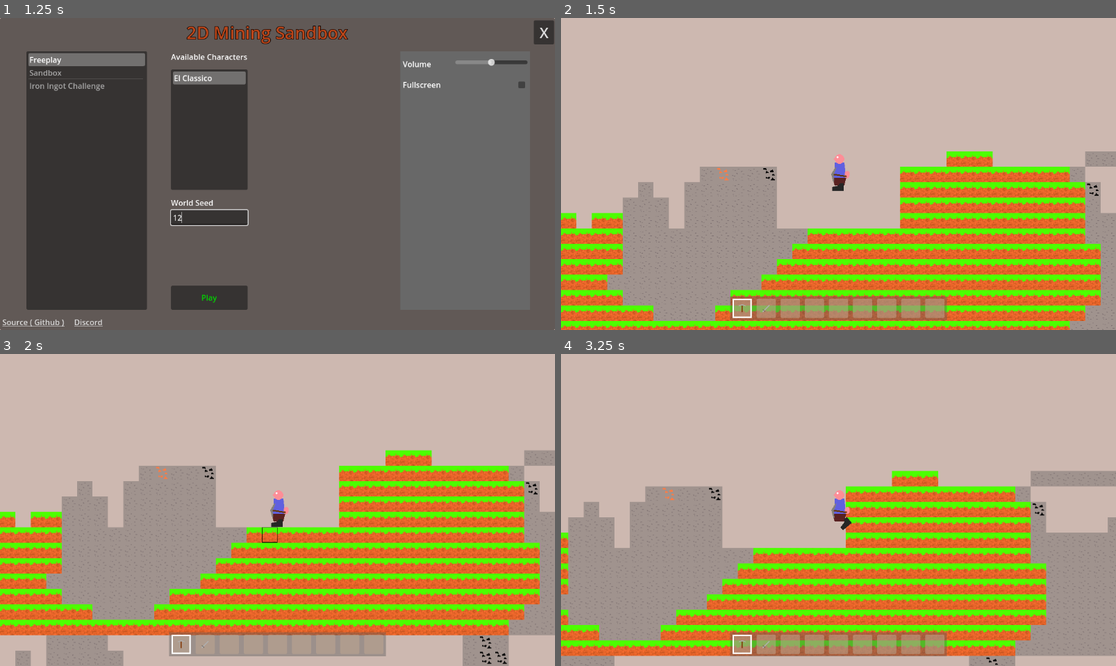
Above: before the commit, frames 1-4 (two rows, left to right).
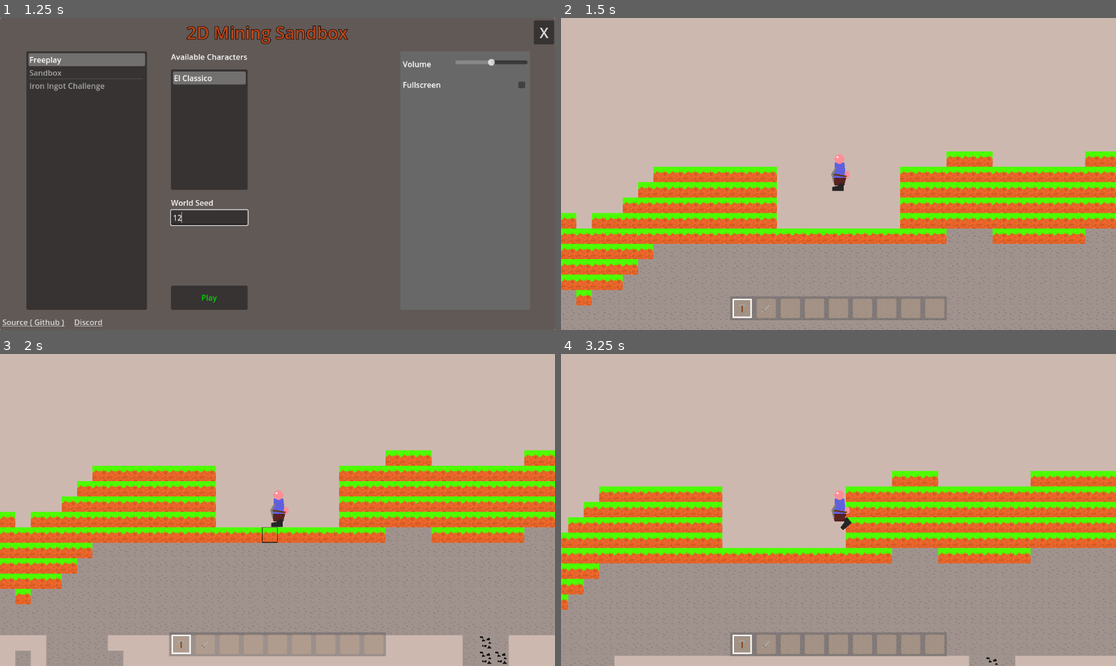
Above: after the commit, the same moments.

Repository: Griiimon/2D-Mining-Sandbox
Game: Godot game, scene res://game/startup.tscn
Two runs of this game, one before a commit and one after it. Both use one fixed random seed, a clock stepped at 60 frames per second and the inputs below. The engine's default icon, where the game draws it, is replaced by a stand-in: a white triangle on a blue panel in a dark square.
Inputs (mouse positions are in pixels of both pictures, inside the frame that each line leads up to):
- Up to frame 1 (1.25 s): click (210, 217) at 0.52 s; type "12" at 0.6 s
- Up to frame 2 (1.5 s): click "Play" at 1.25 s
- Up to frame 3 (2 s): no input
- Up to frame 4 (3.25 s): tap Enter at 2 s; move the mouse to (744, 644) at 2.02 s; hold D (right) from 2.03 s (still down); click (744, 644) at 2.1 s; tap Up (jump) at 2.27, 3.02 s; move the mouse to (766, 644) at 2.77 s; tap F (change_block_state) at 2.85 s; click (766, 644) at 2.92 s

Frame 1 is identical in both runs. In frame 2, 28% of the frame differs, in the area x 0-100%, y 42-100%; in frame 3, 30%; in frame 4, 31%, in the area x 0-100%, y 37-97%.

Commit message:
add height curve

Diff:
--- a/game/world/terrain generator/terrain_generator_instruction.gd
+++ b/game/world/terrain generator/terrain_generator_instruction.gd
@@ -5,6 +5,7 @@
 @export var max_height: int= 1024
 @export var distribution: TerrainBlockDistribution
 @export var ignore_height: bool= false
+@export var height_curve: Curve
 
 
 var generator: TerrainGenerator
@@ -22,4 +23,10 @@
 		return null
 	if not ignore_height and pos.y < generator.get_height(pos.x):
 		return null
+	if height_curve:
+		var height: float= pos.y - generator.get_height(pos.x)
+		var mapped: float= remap(height, 0, max_height - min_height, 0, 1)
+		height= height_curve.sample_baked(mapped)
+		height= clamp(height, 0.0, 0.99)
+		return distribution.blocks[round(lerp(0, len(distribution.blocks) - 1, height))]
 	return distribution.get_block(pos)
